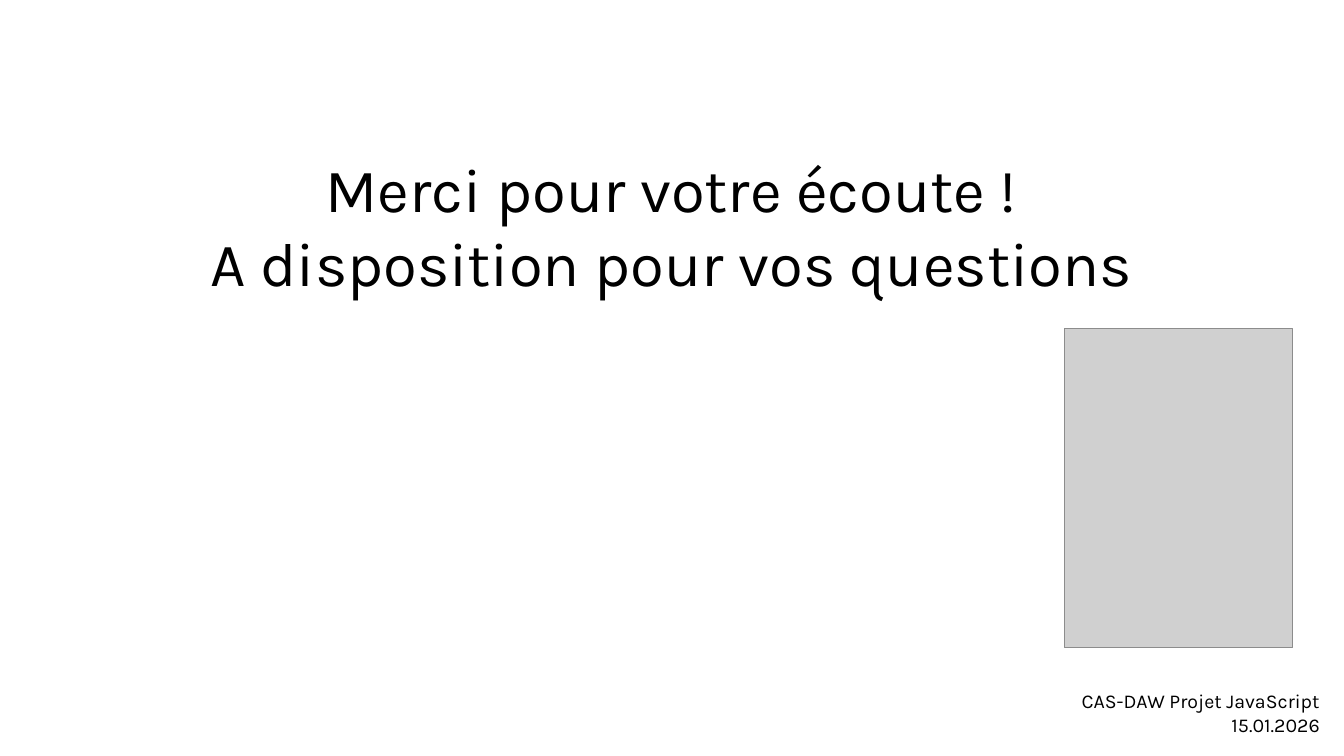
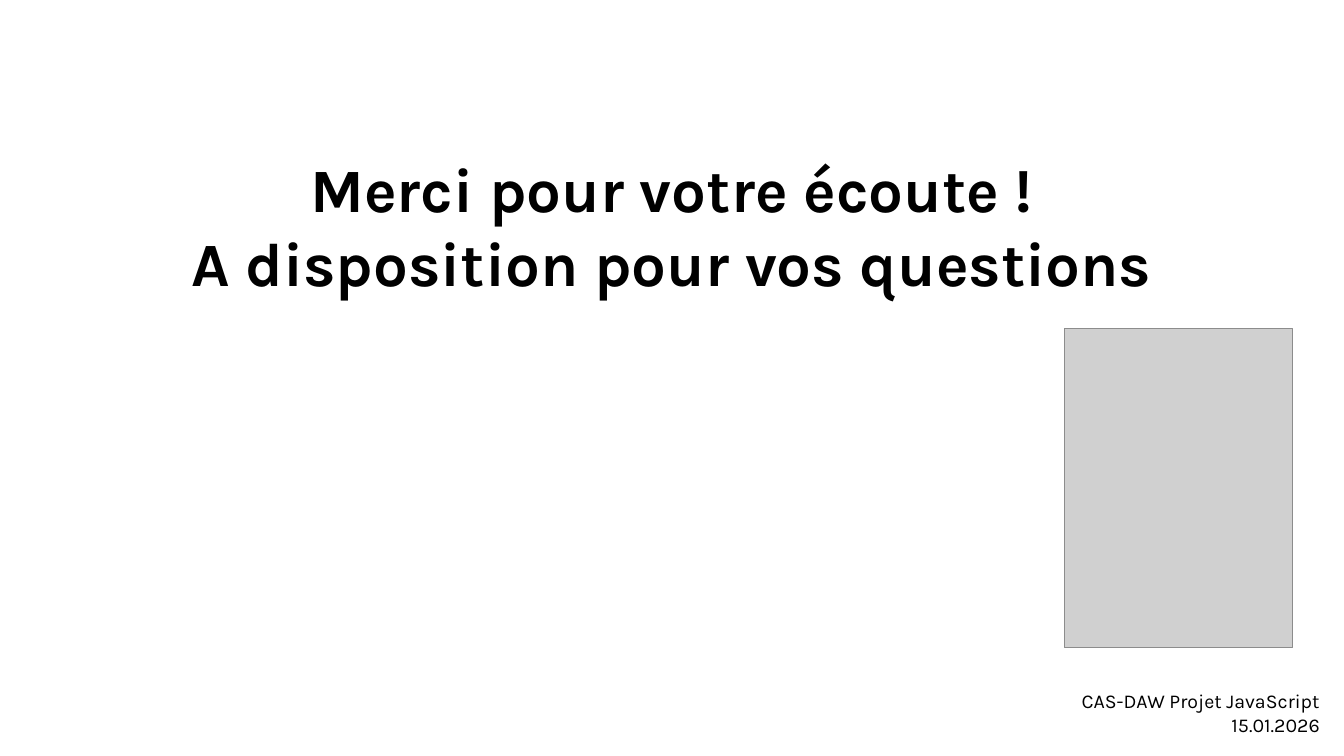
Before and after one commit to mwdolci/smartphone_datas, a slide deck: slide 12 of documents/Presentation_JS.pptx. Drawn at 1344x756 pixels with LibreOffice and Linux fonts; fonts in the diff are those of the drawing; grey boxes stand for pictures; background and template pictures are left out. Boxes give left, top, right and bottom in pixels: in the first picture for what was removed or moved away, otherwise in the second. Text is boxed around its words. In the diff, an @@ line names an element or a change of style, - is before the commit and + after.

```diff
--- a/documents/Presentation_JS.pptx
+++ b/documents/Presentation_JS.pptx
@@ text "Merci pour votre écoute ! ..." at (191,163,1151,301): bold on @@
```
Also in this commit, not shown: 4 other slides changed.
